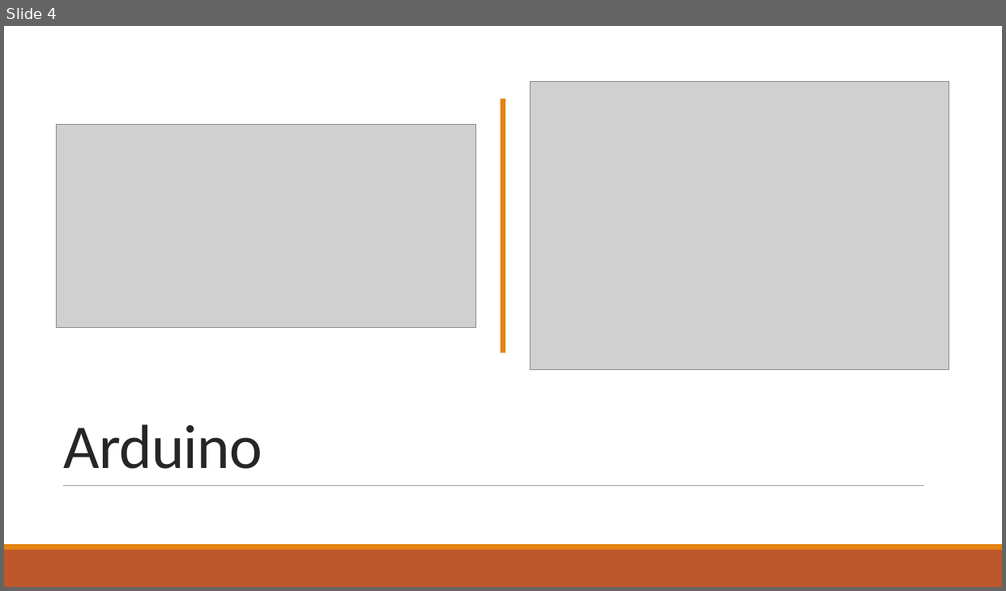
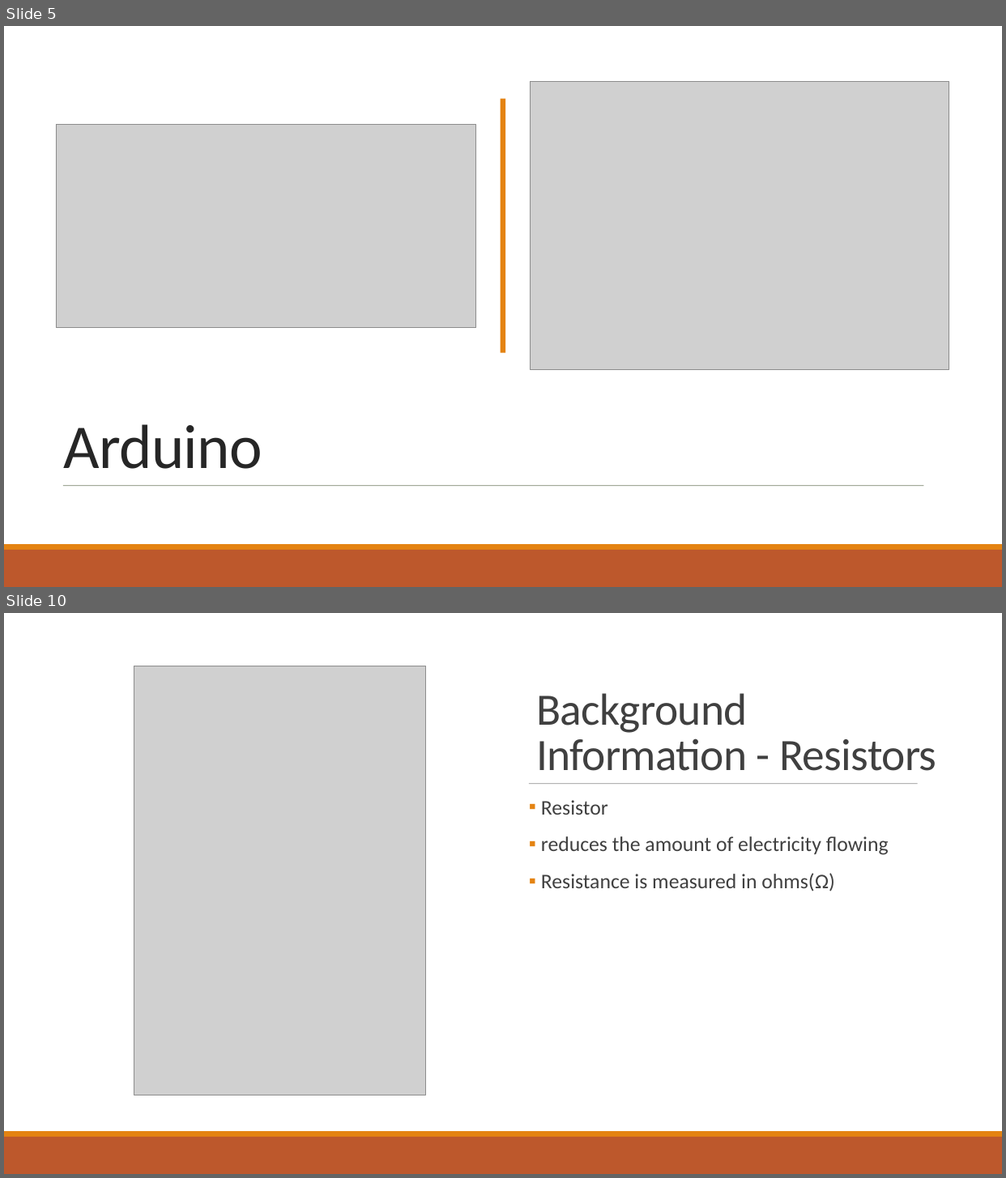
Before and after one commit to RyanZurrin/cs341, a slide deck: Lab 1/CS 341 Lab introduction.pptx. Shown one above the other, each under a label of ours: slide 4 before the commit, slides 5 and 10 after it; the slides between them are not shown. The pictures are 1006x591 and 1006x1178 pixels, drawn with LibreOffice and Linux fonts; fonts in the diff are those of the drawing; grey boxes stand for pictures. Boxes give left, top, right and bottom in pixels: in the first picture for what was removed or moved away, otherwise in the second. Text is boxed around its words. In the diff, an @@ line names an element or a change of style, - is before the commit and + after.

```diff
--- a/Lab 1/CS 341 Lab introduction.pptx
+++ b/Lab 1/CS 341 Lab introduction.pptx
@@ slide 10 added at (4, 613, 1002, 1174), background #FFFFFF @@
@@ rectangle added at (4, 613, 1002, 1131), fill #FFFFFF @@
@@ picture added at (134, 666, 425, 1096) @@
@@ title added at (536, 693, 936, 771), 43.2 pt, text #404040 @@
+Background Information - Resistors
@@ line added from (529, 784) to (918, 784), #808080 0.5 pt @@
@@ text added at (541, 800, 889, 892), 20 pt, text #404040 @@
+▪ Resistor
+▪ reduces the amount of electricity flowing
+▪ Resistance is measured in ohms(Ω)
@@ rectangle added at (4, 1131, 1002, 1137), fill #E48312 @@
@@ rectangle added at (4, 1137, 1002, 1174), fill #BD582C @@
@@ what was slide 4 is now slide 5 @@
```
Also in this commit, not shown: 4 slides changed, 3 other slides added, 2 slides removed.
